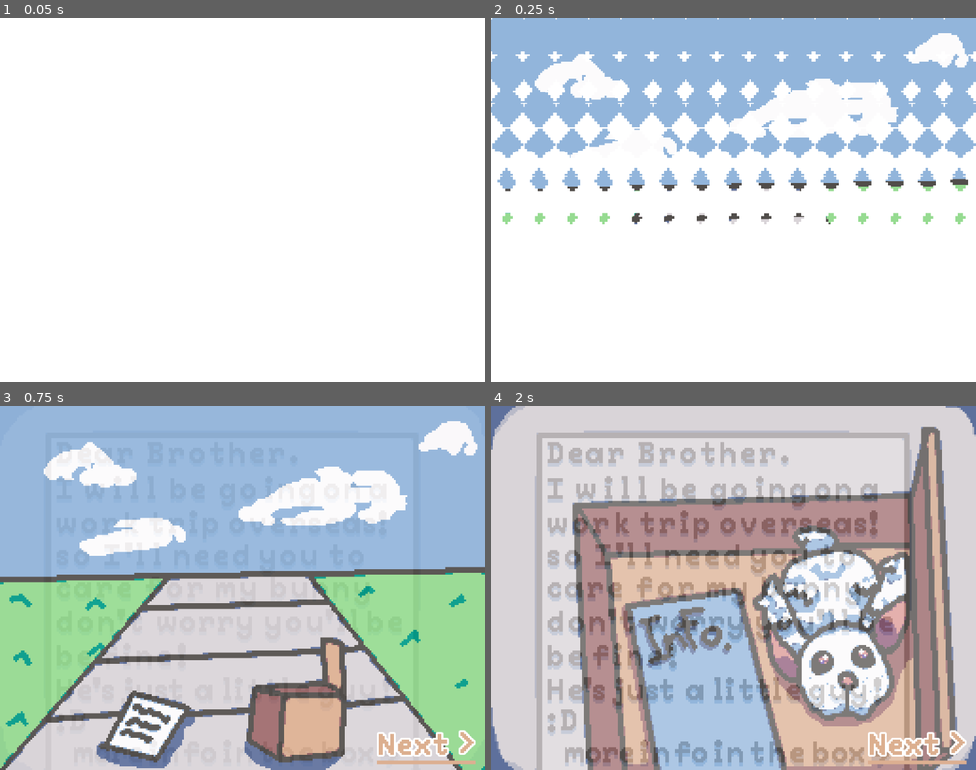
Above: before the commit, frames 1-4 (two rows, left to right).
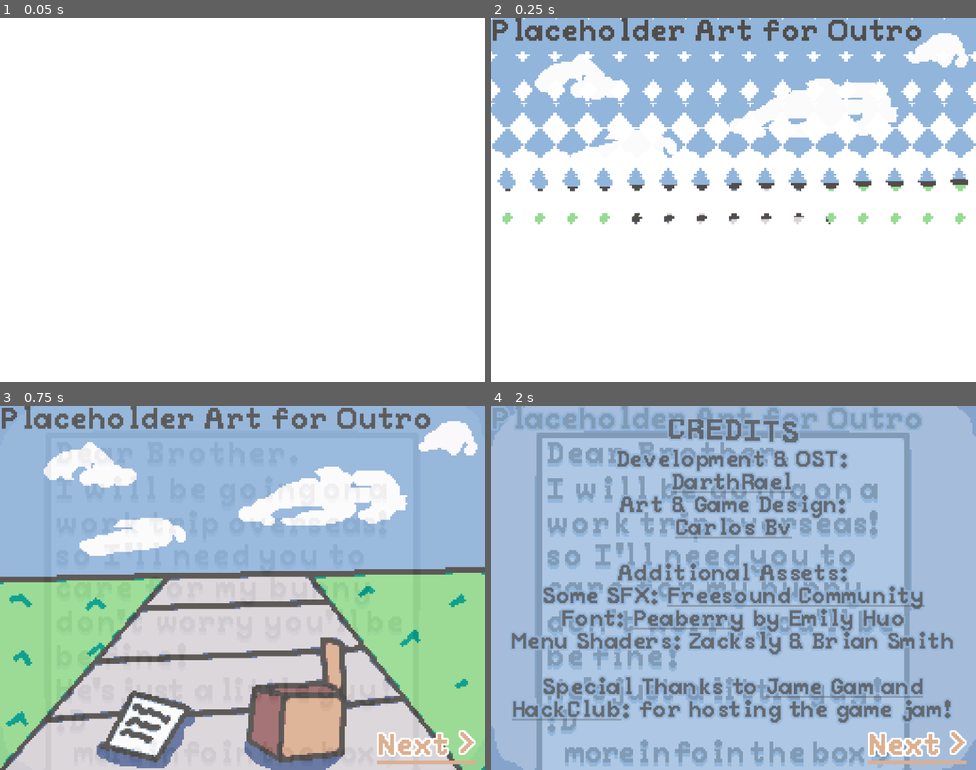
Above: after the commit, the same moments.

Repository: 0xRael/jame-gam-just-a-little-bunny
Game: Godot game, scene res://scenes/outro.tscn
The game is run twice, just before and just after one commit, with the same random seed, the same clock (stepped at 60 frames per second) and the same inputs. This scene is started directly instead of the project's main scene.
Inputs:
- Up to frame 1 (0.05 s): no input
- Up to frame 2 (0.25 s): no input
- Up to frame 3 (0.75 s): click "Next >" at 0.5 s
- Up to frame 4 (2 s): click "Next >" at 1.25 s

Frame 1 is identical in both runs. In frame 2, 2.0% of the frame differs, in the area x 0-89%, y 0-7%; in frame 3, 2.0%; in frame 4, 90%, in the area x 0-100%, y 0-100%.

Commit message:
Bugfixes and Game Balancing

Diff:
--- a/base_theme.tres
+++ b/base_theme.tres
@@ -17,7 +17,11 @@
 border_width_bottom = 2
 border_color = Color(0.8627451, 0.6862745, 0.5686275, 1)
 
-[sub_resource type="StyleBoxEmpty" id="StyleBoxEmpty_tbmy8"]
+[sub_resource type="StyleBoxFlat" id="StyleBoxFlat_0b1to"]
+bg_color = Color(0.6, 0.6, 0.6, 0)
+border_width_left = 23
+border_color = Color(0.85882354, 0.5882353, 0.57254905, 1)
+expand_margin_left = 1.0
 
 [sub_resource type="StyleBoxTexture" id="StyleBoxTexture_ugfru"]
 texture = ExtResource("2_11awm")
@@ -67,7 +71,9 @@
 Button/colors/font_color = Color(0.31764707, 0.3019608, 0.2901961, 1)
 Button/colors/font_focus_color = Color(0.61960787, 0.4117647, 0.41960785, 1)
 Button/colors/font_hover_color = Color(0.8627451, 0.6862745, 0.56078434, 1)
+Button/colors/font_hover_pressed_color = Color(0.57254905, 0.70980394, 0.85882354, 1)
 Button/colors/font_outline_color = Color(1, 1, 1, 1)
+Button/colors/font_pressed_color = Color(0.57254905, 0.70980394, 0.85882354, 1)
 Button/constants/outline_size = 4
 Button/font_sizes/font_size = 16
 Button/fonts/font = ExtResource("6_qe7yt")
@@ -78,13 +84,15 @@
 Button/styles/pressed = SubResource("StyleBoxFlat_wu84c")
 CheckBox/icons/checked = ExtResource("2_ugfru")
 CheckBox/icons/unchecked = ExtResource("3_qe7yt")
-CheckBox/styles/hover = SubResource("StyleBoxEmpty_tbmy8")
+CheckBox/styles/focus = SubResource("StyleBoxFlat_0b1to")
+CheckBox/styles/hover = SubResource("StyleBoxFlat_0b1to")
+CheckBox/styles/hover_pressed = SubResource("StyleBoxFlat_0b1to")
 HSlider/constants/grabber_offset = -1
 HSlider/icons/grabber = ExtResource("4_ugfru")
 HSlider/icons/grabber_highlight = ExtResource("4_ugfru")
 HSlider/styles/grabber_area = SubResource("StyleBoxTexture_ugfru")
 HSlider/styles/grabber_area_highlight = SubResource("StyleBoxTexture_qe7yt")
-HSlider/styles/slider = SubResource("StyleBoxTexture_1bwxx")
+HSlider/styles/slider = SubResource("StyleBoxTexture_bynpe")
 Label/colors/font_color = Color(0.31764707, 0.3019608, 0.2901961, 1)
 Label/colors/font_outline_color = Color(0.57254905, 0.70980394, 0.85882354, 1)
 Label/constants/outline_size = 4
--- a/project.godot
+++ b/project.godot
@@ -13,6 +13,7 @@
 config/name="It's Just a Small Bunny Right?"
 run/main_scene="uid://qav4ljgxuitw"
 config/features=PackedStringArray("4.7", "Mobile")
+boot_splash/bg_color=Color(1, 1, 1, 1)
 boot_splash/show_image=false
 boot_splash/image="uid://b80c1dbrvk4k6"
 config/icon="uid://cup80tqq5sfal"
--- a/scenes/main.tscn
+++ b/scenes/main.tscn
@@ -28,8 +28,10 @@
 [ext_resource type="Texture2D" uid="uid://c0pwp3r73ab6r" path="res://images/pet/water-bowl/full.png" id="22_2cjbq"]
 [ext_resource type="Texture2D" uid="uid://yw4dwex6h4tc" path="res://images/room.png" id="24_5q0nq"]
 [ext_resource type="Texture2D" uid="uid://wppvo5cdrxfi" path="res://images/clouds.png" id="24_dgi5k"]
+[ext_resource type="Texture2D" uid="uid://d13hlcp5h3ki1" path="res://images/tv/miku1.png" id="26_cjqg0"]
 [ext_resource type="Texture2D" uid="uid://bd00wnm1vgghw" path="res://images/pauntry-room/open-pauntry.png" id="26_j8jky"]
 [ext_resource type="Texture2D" uid="uid://dopom6d0srvkv" path="res://images/pauntry-room/sink-water1.png" id="27_pibwh"]
+[ext_resource type="Texture2D" uid="uid://ptdohl1owa61" path="res://images/tv/miku2.png" id="27_vchkt"]
 [ext_resource type="Script" uid="uid://cx1oqg3rlktln" path="res://scripts/clouds.gd" id="28_5he1u"]
 [ext_resource type="Texture2D" uid="uid://buekh7paj10fi" path="res://images/pauntry-room/sink-water2.png" id="28_c6pm6"]
 [ext_resource type="PackedScene" uid="uid://drm8psn42suv" path="res://scenes/sink_minigame_view.tscn" id="30_pibwh"]
@@ -464,7 +466,29 @@
 "texture": ExtResource("20_tel4y")
 }],
 "loop": 1,
-"name": &"day1",
+"name": &"1",
+"speed": 5.0
+}, {
+"frames": [{
+"duration": 1.0,
+"texture": ExtResource("26_cjqg0")
+}, {
+"duration": 1.0,
+"texture": ExtResource("27_vchkt")
+}],
+"loop": 1,
+"name": &"2",
+"speed": 5.0
+}, {
+"frames": [{
+"duration": 1.0,
+"texture": ExtResource("19_fv21b")
+}, {
+"duration": 1.0,
+"texture": ExtResource("20_tel4y")
+}],
+"loop": 1,
+"name": &"3",
 "speed": 5.0
 }]
 
@@ -1855,8 +1879,8 @@
 [node name="Content" type="AnimatedSprite2D" parent="ViewContainer/TVView" unique_id=1959102588]
 position = Vector2(39, 68)
 sprite_frames = SubResource("SpriteFrames_sbekf")
-animation = &"day1"
-autoplay = "day1"
+animation = &"3"
+autoplay = "1"
 centered = false
 
 [node name="Tv" type="Sprite2D" parent="ViewContainer/TVView" unique_id=622531219]
--- a/scenes/main_menu.tscn
+++ b/scenes/main_menu.tscn
@@ -939,26 +939,29 @@
 anchor_right = 1.0
 anchor_bottom = 1.0
 offset_top = -167.0
-offset_bottom = -185.0
+offset_bottom = -179.0
 grow_horizontal = 2
 grow_vertical = 2
 bbcode_enabled = true
-text = "[center]CREDITS
+text = "[center][wave]CREDITS[/wave]
 [font_size=12]Development & OST:
 [url=https://darthrael.carrd.co/]DarthRael[/url]
 Art & Game Design:
 [url=https://carlosbv.straw.page/home]Carlos Bv[/url]
 
-Special Thanks:
-[u]Pixabay / Freesound Community[/u]: SFX
-[u]Jame Gam and HackClub[/u]: for hosting the game jam!"
+Additional Assets:
+Some SFX: [u]Freesound Community[/u]
+Font: [url=https://emhuo.itch.io/peaberry-pixel-font]Peaberry[/url] by Emily Huo
+Menu Shaders: Zacksly & Brian Smith
+
+Special Thanks to [u]Jame Gam and HackClub[/u]: for hosting the game jam!"
 
 [node name="CreditsBack" type="Button" parent="Credits" unique_id=1074604427]
 layout_mode = 0
 offset_left = 175.0
-offset_top = 156.0
+offset_top = 161.0
 offset_right = 253.0
-offset_bottom = 172.0
+offset_bottom = 177.0
 text = "Go Back >"
 
 [node name="AnimationPlayer" type="AnimationPlayer" parent="." unique_id=1251008609]
--- a/scenes/outro.tscn
+++ b/scenes/outro.tscn
@@ -4,7 +4,6 @@
 [ext_resource type="Script" uid="uid://4q8t88oufj6w" path="res://scripts/intro.gd" id="2_7nwcv"]
 [ext_resource type="Texture2D" uid="uid://bs40sj8nkc4id" path="res://images/intro/1.png" id="3_goj31"]
 [ext_resource type="Texture2D" uid="uid://d2tnhoo0dge3d" path="res://images/intro/2.png" id="4_27hq1"]
-[ext_resource type="Texture2D" uid="uid://bkpqbf0xl17tr" path="res://images/intro/3.png" id="5_p8q65"]
 [ext_resource type="AudioStream" uid="uid://1iy3prxlxiam" path="res://sounds/ambient/page.mp3" id="6_eq15a"]
 [ext_resource type="AudioStream" uid="uid://b5cfng3shp4x8" path="res://sounds/ambient/open-box.mp3" id="7_lsp6n"]
 [ext_resource type="Shader" uid="uid://bdfyudij10jra" path="res://shaders/diamond_transition.gdshader" id="8_ssjpb"]
@@ -444,6 +443,12 @@
 grow_vertical = 2
 texture = ExtResource("3_goj31")
 
+[node name="Label" type="Label" parent="1" unique_id=828361050]
+layout_mode = 0
+offset_right = 40.0
+offset_bottom = 16.0
+text = "Placeholder Art for Outro"
+
 [node name="2" type="TextureRect" parent="." unique_id=114161911]
 visible = false
 modulate = Color(1, 1, 1, 0)
@@ -455,7 +460,13 @@
 grow_vertical = 2
 texture = ExtResource("4_27hq1")
 
-[node name="3" type="TextureRect" parent="." unique_id=319587405]
+[node name="Label" type="Label" parent="2" unique_id=1892979885]
+layout_mode = 0
+offset_right = 40.0
+offset_bottom = 16.0
+text = "Placeholder Art for Outro"
+
+[node name="3" type="ColorRect" parent="." unique_id=863174684]
 visible = false
 modulate = Color(1, 1, 1, 0)
 layout_mode = 1
@@ -464,7 +475,30 @@
 anchor_bottom = 1.0
 grow_horizontal = 2
 grow_vertical = 2
-texture = ExtResource("5_p8q65")
+color = Color(0.57254905, 0.70980394, 0.85882354, 1)
+
+[node name="Credits" type="RichTextLabel" parent="3" unique_id=1298272225]
+layout_mode = 1
+anchors_preset = 15
+anchor_right = 1.0
+anchor_bottom = 1.0
+offset_top = 7.0
+offset_bottom = -5.0
+grow_horizontal = 2
+grow_vertical = 2
+bbcode_enabled = true
+text = "[center][wave]CREDITS[/wave]
+[font_size=12]Development & OST:
+[url=https://darthrael.carrd.co/]DarthRael[/url]
+Art & Game Design:
+[url=https://carlosbv.straw.page/home]Carlos Bv[/url]
+
+Additional Assets:
+Some SFX: [u]Freesound Community[/u]
+Font: [url=https://emhuo.itch.io/peaberry-pixel-font]Peaberry[/url] by Emily Huo
+Menu Shaders: Zacksly & Brian Smith
+
+Special Thanks to [u]Jame Gam and HackClub[/u]: for hosting the game jam!"
 
 [node name="Button" type="Button" parent="." unique_id=1636641943]
 layout_mode = 0
--- a/scripts/audio_manager.gd
+++ b/scripts/audio_manager.gd
@@ -14,7 +14,7 @@
 const THEMES = [
 	preload("res://sounds/Cozy Days.wav"),
 	preload("res://sounds/Second Day.wav"),
-	preload("res://sounds/Main Theme.wav")
+	preload("res://sounds/Killer Bunny.wav")
 ]
 
 func _ready() -> void:
@@ -62,7 +62,7 @@
 		trans_tween.kill()
 
 	stop()
-	if new_day >= len(THEMES):
+	if new_day > len(THEMES):
 		return
 	stream = THEMES[new_day-1]
 	volume_linear = 0.0
--- a/scripts/game_manager.gd
+++ b/scripts/game_manager.gd
@@ -159,6 +159,7 @@
 		animation_transition.play("End")
 
 func check_day_mechanics() -> void:
+	pet.times_fed = (current_day-1)*4
 	if current_day >= 2:
 		# Enable thirst mechanics on day 2
 		pet.enable_thirst = true
@@ -170,7 +171,7 @@
 	if success:
 		pet.feed()
 		can_use_pantry = false
-		await get_tree().create_timer(10.0).timeout
+		await get_tree().create_timer(80.0/pet.hunger_drain_rate).timeout
 		can_use_pantry = true
 
 func _on_sink_minigame_completed(success: bool) -> void:
@@ -178,7 +179,7 @@
 	if success:
 		pet.drink()
 		can_use_sink = false
-		await get_tree().create_timer(10.0).timeout
+		await get_tree().create_timer(80.0/pet.thirst_drain_rate).timeout
 		can_use_sink = true
 
 func _on_pet_escaped() -> void:
@@ -200,6 +201,9 @@
 		player.sanity += 20.0
 
 func unpause() -> void:
+	# This timer fixes a bug where the menu hides and then shows
+	# in the same frame when presing ESC
+	await get_tree().create_timer(0.1).timeout
 	is_game_paused = false
 
 
--- a/scripts/hud.gd
+++ b/scripts/hud.gd
@@ -63,6 +63,7 @@
 func _on_game_paused() -> void:
 	$PauseMenu.show()
 	$Background.show()
+	$PauseMenu/VBoxContainer/Continue.grab_focus()
 
 func _on_continue_pressed() -> void:
 	game_manager.unpause()
@@ -95,6 +96,7 @@
 	$NoteButtons.hide()
 	if not day_just_started:
 		$PauseMenu.show()
+		$PauseMenu/VBoxContainer/Continue.grab_focus()
 		return
 	day_just_started = false
 	$DayStart/Anim.play("default")
@@ -122,5 +124,5 @@
 
 	if $Notes.visible:
 		_exit_notes()
-	elif game_manager.is_game_paused:
+	elif $PauseMenu.visible:
 		_on_continue_pressed()
--- a/scripts/pet.gd
+++ b/scripts/pet.gd
@@ -26,7 +26,7 @@
 # Drain Rates per second
 var hunger_drain_rate := 3.5
 var thirst_drain_rate := 1.5
-var normal_patience_drain := 0.5
+var normal_patience_drain := 1.0
 var tv_patience_drain := 1.5 # Watching TV drains patience faster
 var starving_patience_drain := 10.0 # Rapid drain when hunger hits 0
 var stare_patience_refill := 1.0
@@ -39,8 +39,8 @@
 var stare_timer := 0.0
 
 var enable_escape := false
-const BASE_ESCAPE_CHANCE := 20.0
-var escape_chance := 20.0
+const BASE_ESCAPE_CHANCE := 0.0
+var escape_chance := 0.0
 var escape_chance_growth := 0.5
 const ESCAPE_TIMER := 30.0
 var timer_to_check := 30.0
--- a/scripts/settings_manager.gd
+++ b/scripts/settings_manager.gd
@@ -25,16 +25,16 @@
 func load_settings() -> Dictionary:
 	var err := config.load(SAVE_PATH)
 	var settings := {
-		"master": 0.8,
-		"music": 0.8,
+		"master": 0.6,
+		"music": 0.7,
 		"sfx": 0.8,
 		"fullscreen": false,
 		"screenshake": true
 	}
 
 	if err == OK:
-		settings["master"] = config.get_value("audio", "master", 0.8)
-		settings["music"] = config.get_value("audio", "music", 0.8)
+		settings["master"] = config.get_value("audio", "master", 0.6)
+		settings["music"] = config.get_value("audio", "music", 0.7)
 		settings["sfx"] = config.get_value("audio", "sfx", 0.8)
 		settings["fullscreen"] = config.get_value("video", "fullscreen", false)
 		settings["screenshake"] = config.get_value("video", "screenshake", true)
--- a/scripts/view_container.gd
+++ b/scripts/view_container.gd
@@ -14,6 +14,7 @@
 	if game_manager:
 		game_manager.game_state_changed.connect(_on_game_state_changed)
 		_on_game_state_changed(game_manager.current_state)
+		game_manager.day_changed.connect(_on_day_changed)
 
 		game_manager.game_over.connect(_on_game_over)
 		game_manager.pantry_lock_changed.connect(_on_pantry_lock_changed)
@@ -76,3 +77,6 @@
 	var mouse_pos := get_viewport().get_mouse_position()
 	$PantryView/CabinetBorder.visible =  game_manager.can_use_pantry and mouse_pos.distance_to(CABINET_POS) < DIST_THRESHOLD
 	$PantryView/SinkBorder.visible =  game_manager.current_day >= 2 and game_manager.can_use_sink and mouse_pos.distance_to(SINK_POS) < DIST_THRESHOLD
+
+func _on_day_changed(new_day: int) -> void:
+	$TVView/Content.play(str(new_day))
Not shown: 1 places in base_theme.tres that only renumber resources
Not shown, changed: export_presets.cfg
Binary file added: images/tv/miku1.png
Not shown, added: images/tv/miku1.png.import
Binary file added: images/tv/miku2.png
Not shown, added: images/tv/miku2.png.import
Binary file changed: images/tv/tv1.png
Not shown, added: sounds/Killer Bunny.wav.import
Not shown, added: sounds/Killer Bunny.wav
Not shown, changed: sounds/ui/cursor.wav
Not shown, changed: sounds/ui/error.wav
